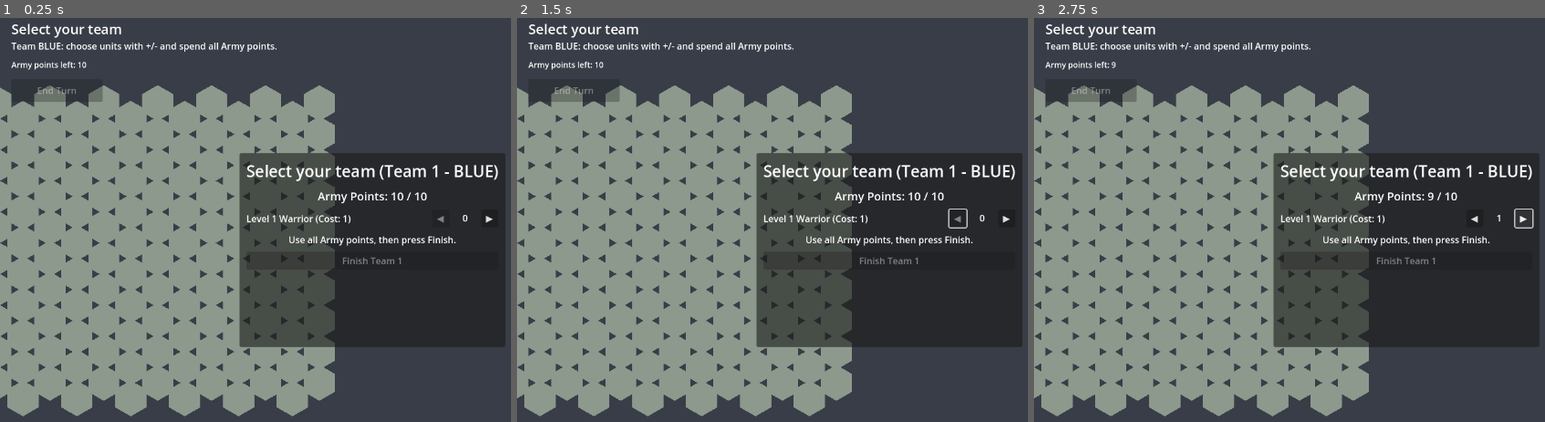
Above: before the commit, frames 1-3 (left to right).
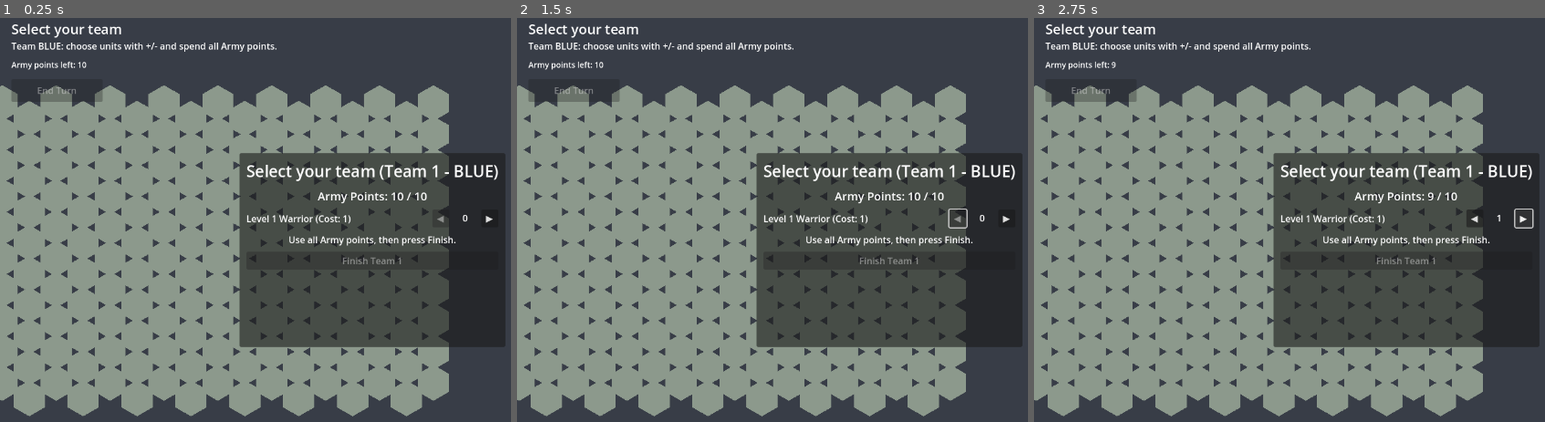
Above: after the commit, the same moments.

Repository: shevel0001/BattleBox-AI
Game: Godot game, scene res://scenes/Main.tscn
The game is run twice, just before and just after one commit, with the same random seed, the same clock (stepped at 60 frames per second) and the same inputs.
Inputs:
- Up to frame 1 (0.25 s): no input
- Up to frame 2 (1.5 s): click "▶" at 0.5 s; click "◀" at 1.25 s
- Up to frame 3 (2.75 s): click "▶" at 2 s

The runs differ from the first frame. In frame 1, 24% of the frame differs, in the area x 0-88%, y 16-99%; in frame 2, 24%; in frame 3, 24%.

Commit message:
Recenter board after right-lane layout change
Co-authored-by: shevel0001 <shevel0001@users.noreply.github.com>

Diff:
--- a/scenes/Main.tscn
+++ b/scenes/Main.tscn
@@ -7,12 +7,12 @@
 script = ExtResource("1_script")
 
 [node name="GridRoot" type="Node2D" parent="."]
-position = Vector2(560, 167)
+position = Vector2(760, 167)
 rotation = 1.5707964
 scale = Vector2(0.75, 0.75)
 
 [node name="UnitRoot" type="Node2D" parent="."]
-position = Vector2(560, 167)
+position = Vector2(760, 167)
 rotation = 1.5707964
 scale = Vector2(0.75, 0.75)
 
